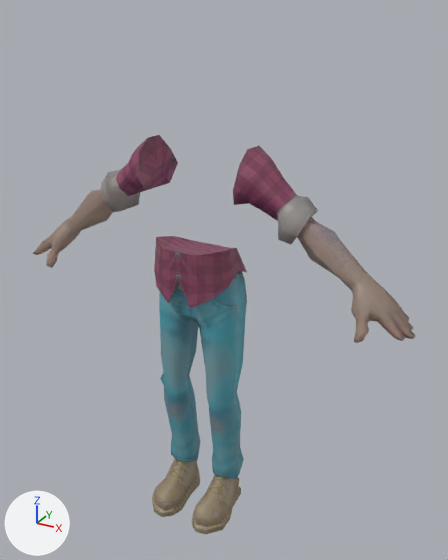
Two versions of the glTF model assets/models/player.glb, one commit apart.
One viewpoint serves both versions: a 50 mm camera at (0.968, -1.589, 1.715) aimed at (0.074, 0.037, 0.903). Every picture has the same lights, and +X, +Y and +Z are marked at lower left. The older version comes first. Where no turn or scale is listed for an object, it has been applied to the vertices. Vertices at exactly the same position are counted once.

Objects in the first picture: 'Character_Mesh'.
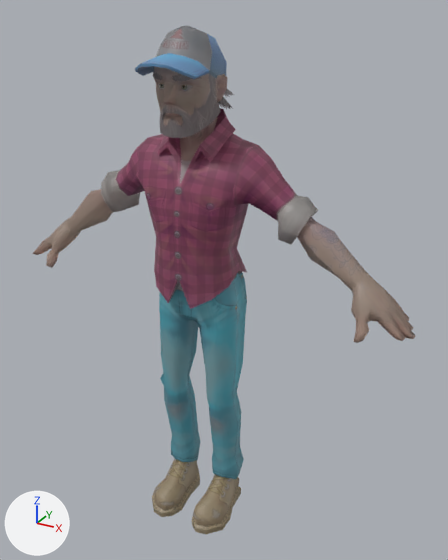
The newer file is also rescaled (x1.037) as a whole; pictures and numbers use the older file's frame.

Boxes [x1, y1, x2, y2] around the edits, measured in the pictures (448 x 560 px):
'Character_Mesh', reshaped (27% taller): before [32, 135, 416, 534]; after [32, 26, 416, 534]
part 1 of me_mesh, added: after [182, 85, 192, 91]
part 2 of me_mesh, added (mostly hidden): after [224, 89, 234, 97]
part 3 of me_mesh, built on: before [138, 135, 171, 191]; after [135, 26, 259, 256]

What changed in the scene script:
```text
Change me_mesh:
    used by ob_character_mesh; location = (0.0, 0.0, 0.0)
    remove me_mesh.from_pydata(...)  # 706 vertices, 1400 faces; spans x -0.703..0.703, y -0.172..0.137, z 0.0..1.346
    add me_mesh.from_pydata(...)  # 1287 vertices, 2498 faces; spans x -0.703..0.703, y -0.213..0.137, z 0.0..1.67
    me_mesh part 1: a new loose piece of 49 vertices spanning x 0.015..0.057, y -0.118..-0.097, z 1.499..1.541, in mat_lambert1
    me_mesh part 2: a new loose piece of 14 vertices spanning x -0.096..0.096, y -0.004..0.125, z 1.478..1.512, in mat_lambert1
    me_mesh part 3: 2 vertices removed from x -0.158..0.158, y 0.025, z 1.26; 471 vertices added at x -0.145..0.145, y -0.213..0.134, z 1.1..1.67
    other edits to the shape of me_mesh do not show in these pictures
```
